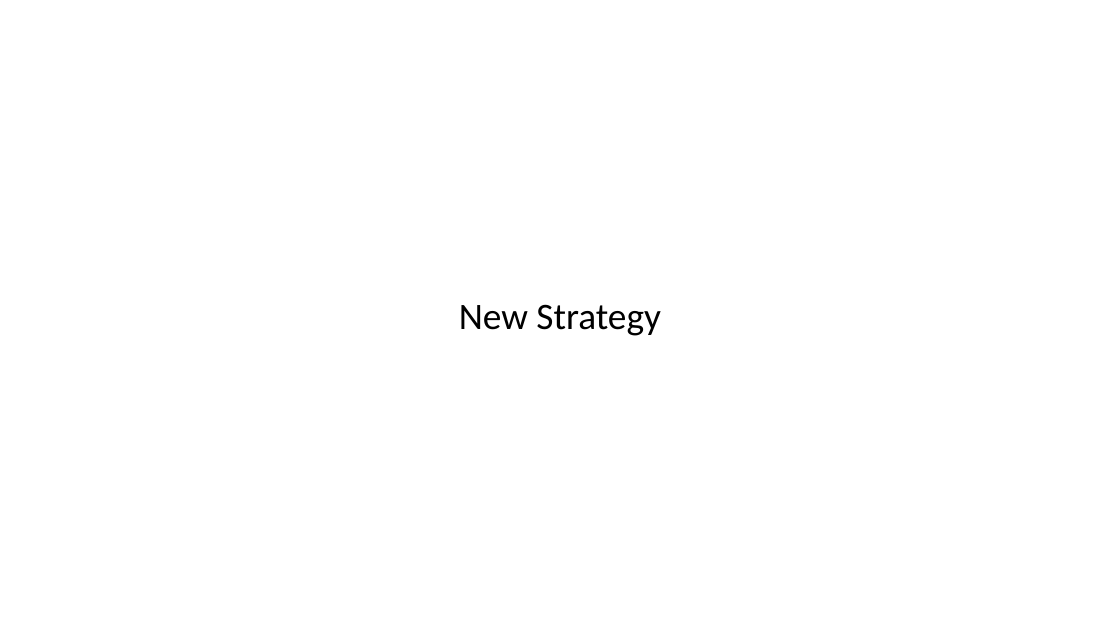
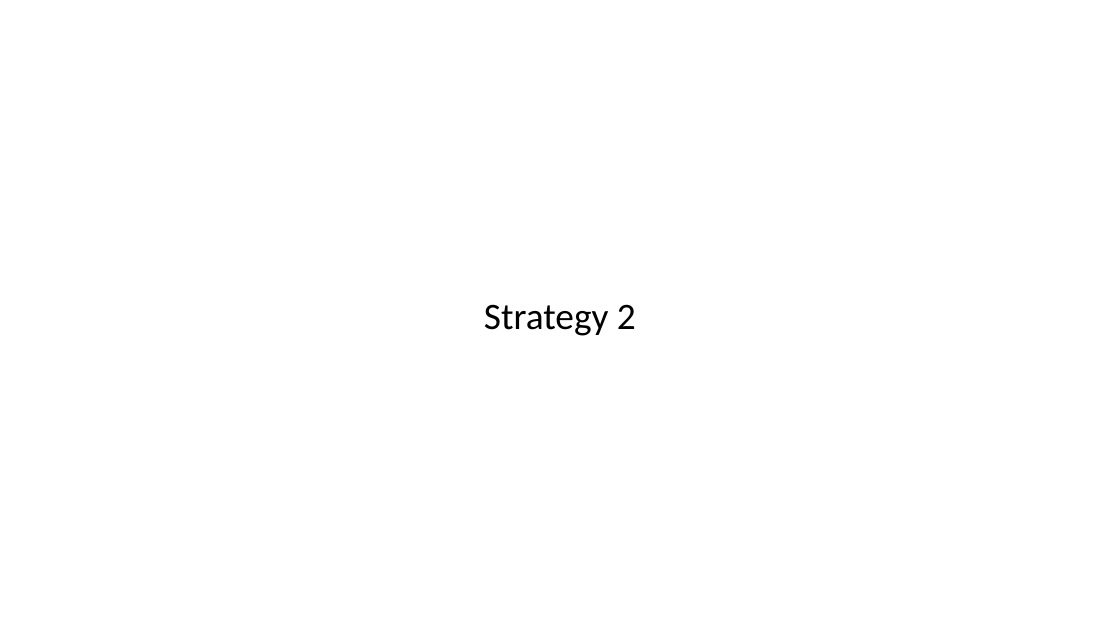
Before and after one commit to UPOD-datascience/ODIN, a slide deck: slide 18 of assets/ppt/data_exploration.pptx. Drawn at 1120x630 pixels with LibreOffice and Linux fonts; fonts in the diff are those of the drawing. Boxes give left, top, right and bottom in pixels: in the first picture for what was removed or moved away, otherwise in the second. Text is boxed around its words. In the diff, an @@ line names an element or a change of style, - is before the commit and + after.

```diff
--- a/assets/ppt/data_exploration.pptx
+++ b/assets/ppt/data_exploration.pptx
@@ text at [484,304,636,336]: text changed @@
-New Strategy
+Strategy 2
```
Also in this commit, not shown: 3 other slides changed, 5 slides added, 1 slide removed, 8 other files.
